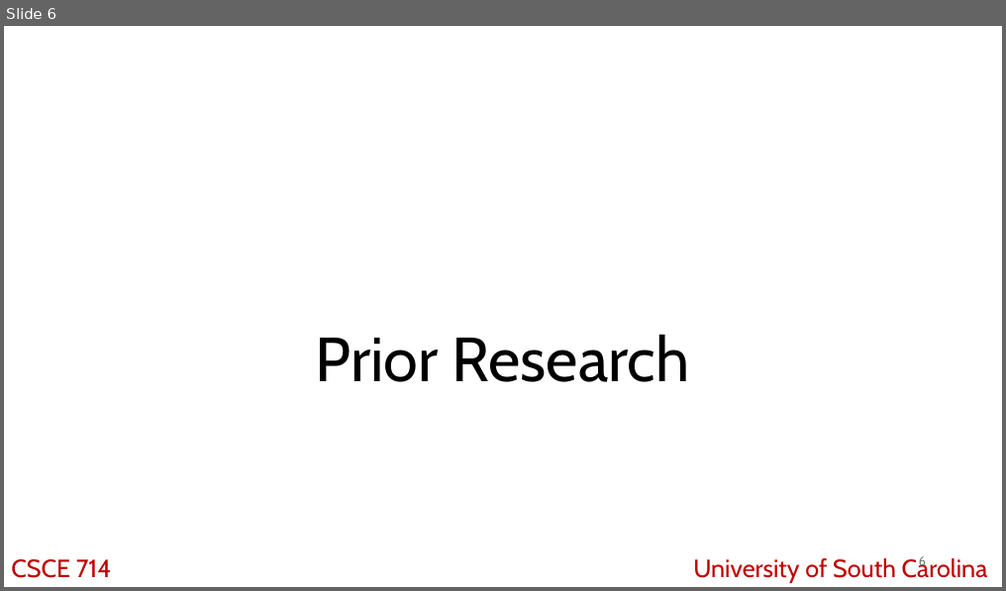
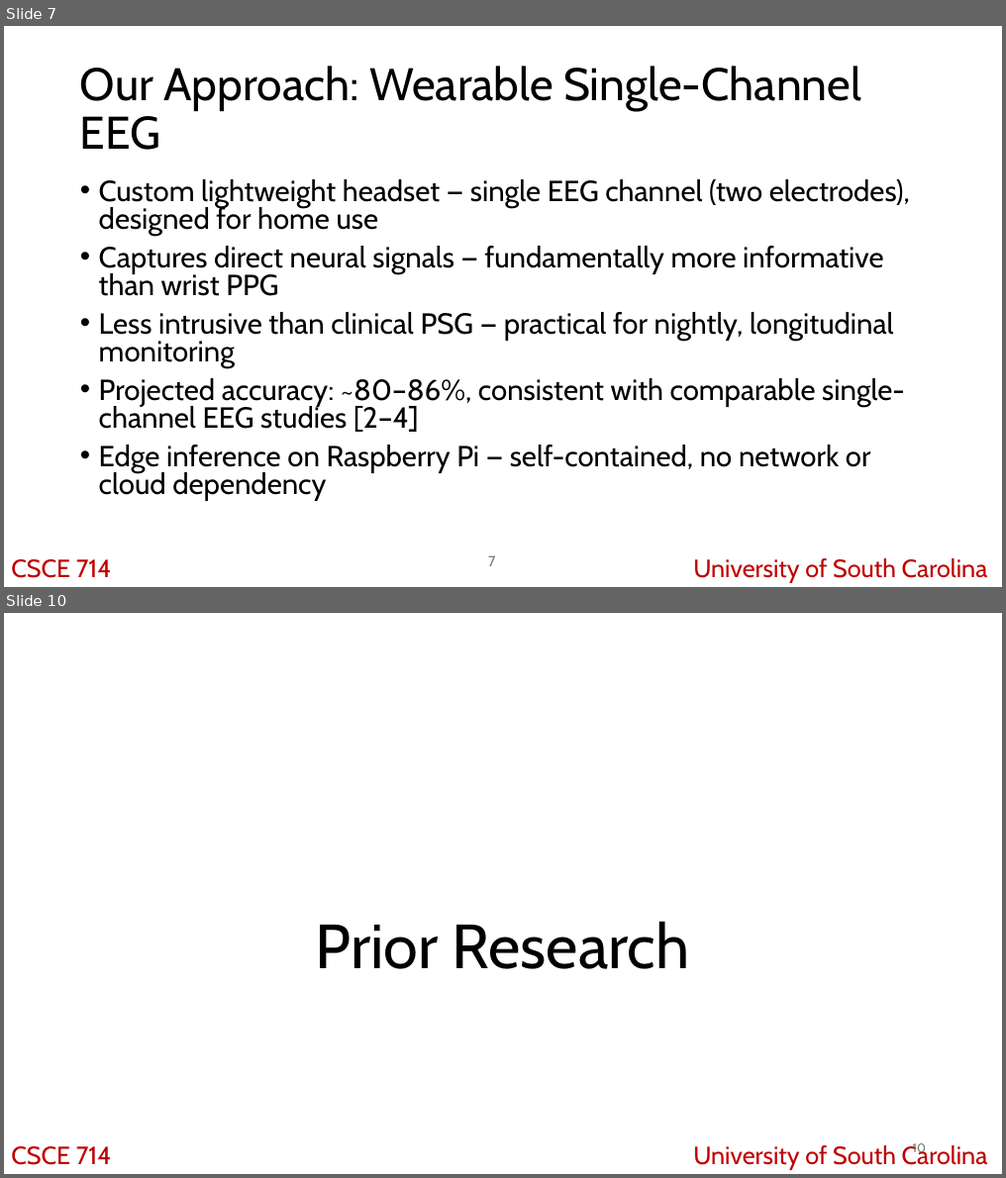
Before and after one commit to KubaJerz/sleep-stage-classifier, a slide deck: CSCE 714 Midterm Presentation.odp. Shown one above the other, each under a label of ours: slide 6 before the commit, slides 7 and 10 after it; the slides between them are not shown. The pictures are 1006x591 and 1006x1178 pixels, drawn with LibreOffice and Linux fonts; fonts in the diff are those of the drawing. Boxes give left, top, right and bottom in pixels: in the first picture for what was removed or moved away, otherwise in the second. Text is boxed around its words. In the diff, an @@ line names an element or a change of style, - is before the commit and + after.

Commit message:
project

```diff
--- a/CSCE 714 Midterm Presentation.odp
+++ b/CSCE 714 Midterm Presentation.odp
@@ slide 7 added at <box>4,26,1002,587</box>, background #FFFFFF @@
@@ title added at <box>80,66,861,150</box>, 44 pt, text #000000 @@
+Our Approach: Wearable Single-Channel EEG
@@ text added at <box>99,179,910,501</box>, 28 pt, text #000000 @@
+• Custom lightweight headset — single EEG channel (two electrodes), designed for home use
+• Captures direct neural signals — fundamentally more informative than wrist PPG
+• Less intrusive than clinical PSG — practical for nightly, longitudinal monitoring
+• Projected accuracy: ~80–86%, consistent with comparable single-channel EEG studies [2–4]
+• Edge inference on Raspberry Pi — self-contained, no network or cloud dependency
@@ text added at <box>11,560,112,578</box>, 24 pt, text #C00000 @@
+CSCE 714
@@ page number added at <box>488,556,495,567</box>, 14 pt, text #767676 @@
+7
@@ text added at <box>693,559,988,583</box>, 24 pt, text #C00000 @@
+University of South Carolina
@@ what was slide 6 is now slide 10 @@
@@ page number at <box>913,1144,926,1156</box>: text changed @@
-6
+10
```
Also in this commit, not shown: 8 slides changed, 6 other slides added, 1 slide removed, 5 other files.
